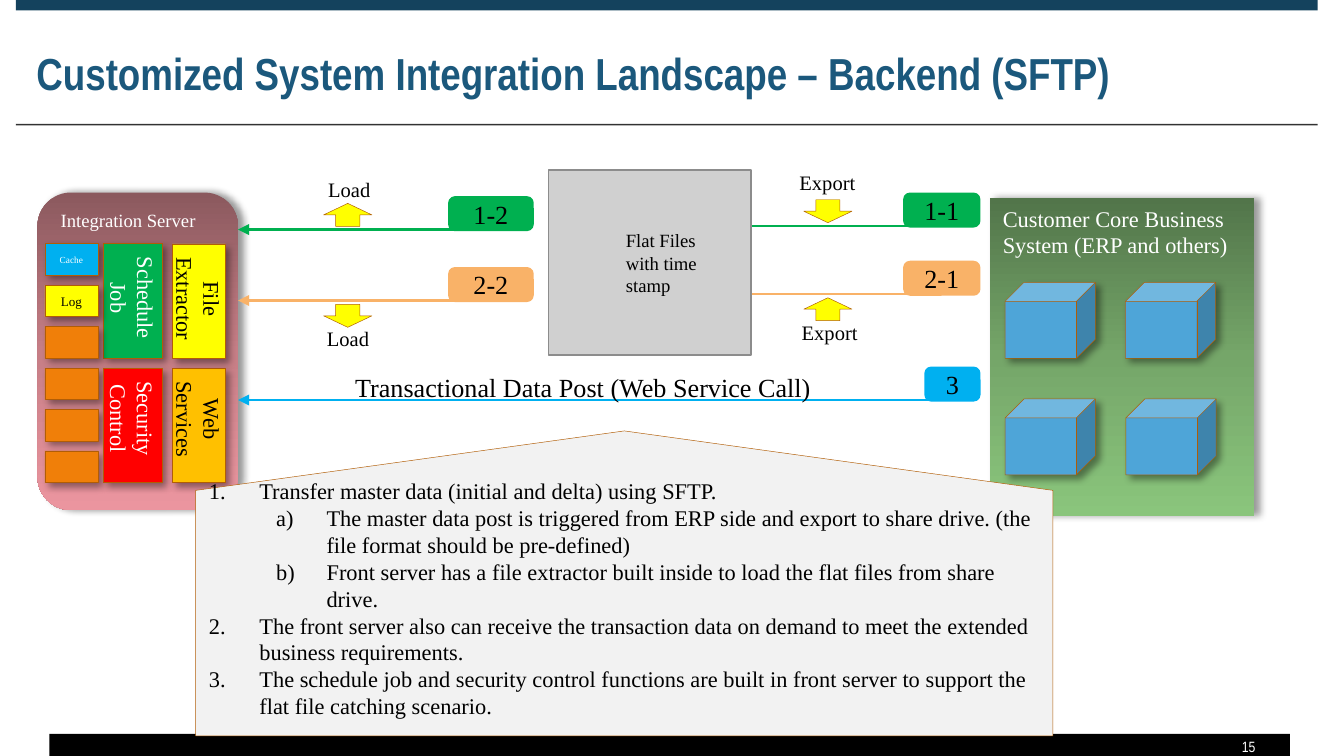
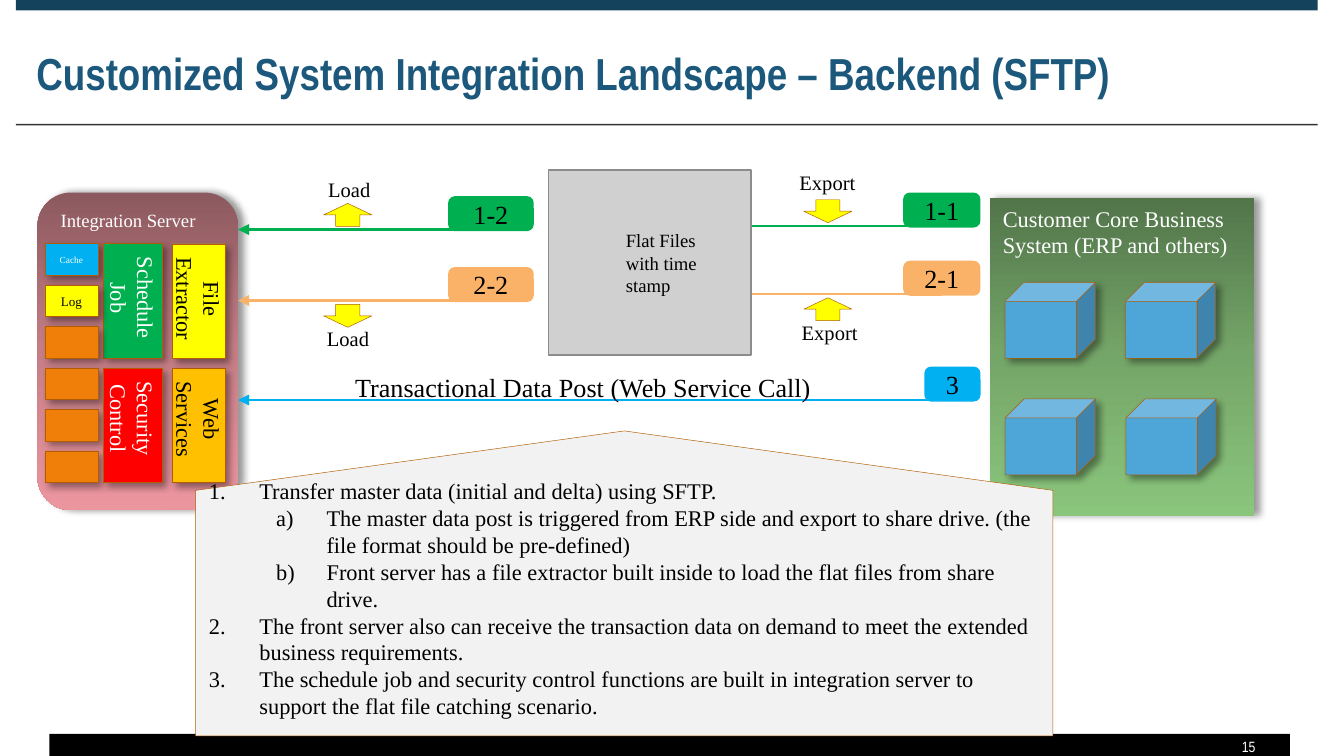
Before and after one commit to zyw9963/YFVE-supplier-portal, a slide deck: slide 15 of projects/ERP Integration/Proposal for System Integraiton v1.0.pptx. Drawn at 1344x756 pixels with LibreOffice and Linux fonts; fonts in the diff are those of the drawing; grey boxes stand for pictures. Boxes give left, top, right and bottom in pixels: in the first picture for what was removed or moved away, otherwise in the second. Text is boxed around its words. In the diff, an @@ line names an element or a change of style, - is before the commit and + after.

```diff
--- a/projects/ERP Integration/Proposal for System Integraiton v1.0.pptx
+++ b/projects/ERP Integration/Proposal for System Integraiton v1.0.pptx
@@ text in pentagon arrow at [259,671,973,719]: text changed @@
-3. The schedule job and security control functions are built in front server to support the flat file catching scenario.
+3. The schedule job and security control functions are built in integration server to support the flat file catching scenario.
```
Also in this commit, not shown: 2 other slides changed.
